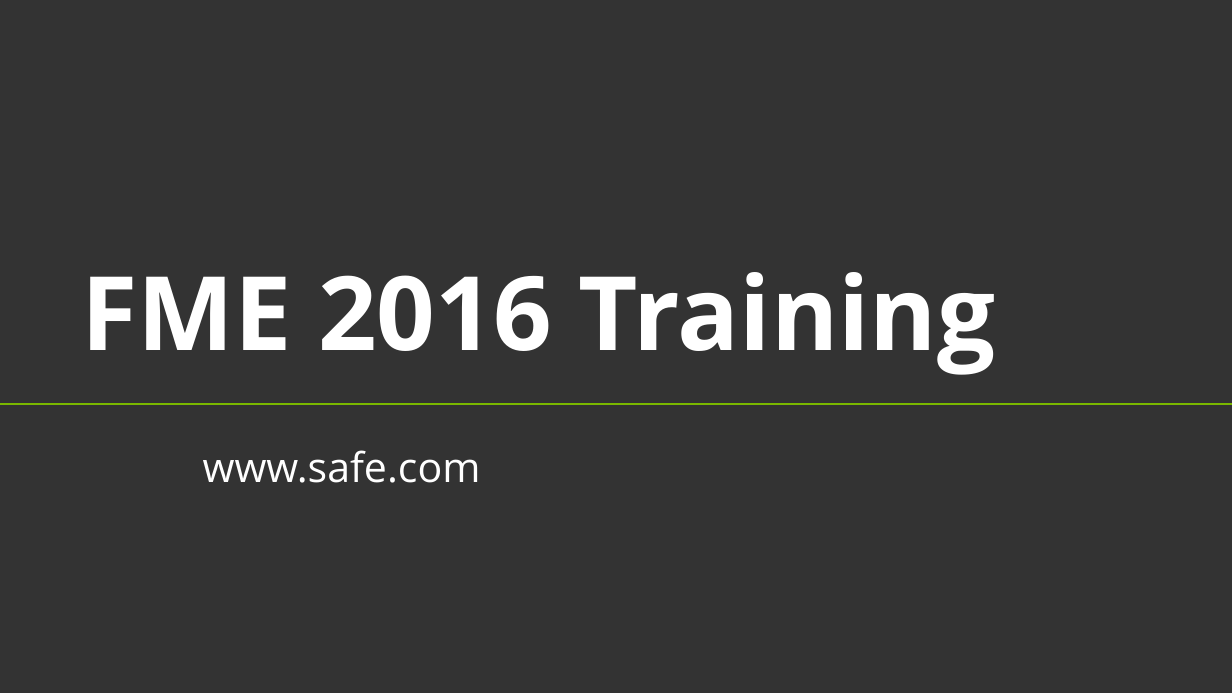
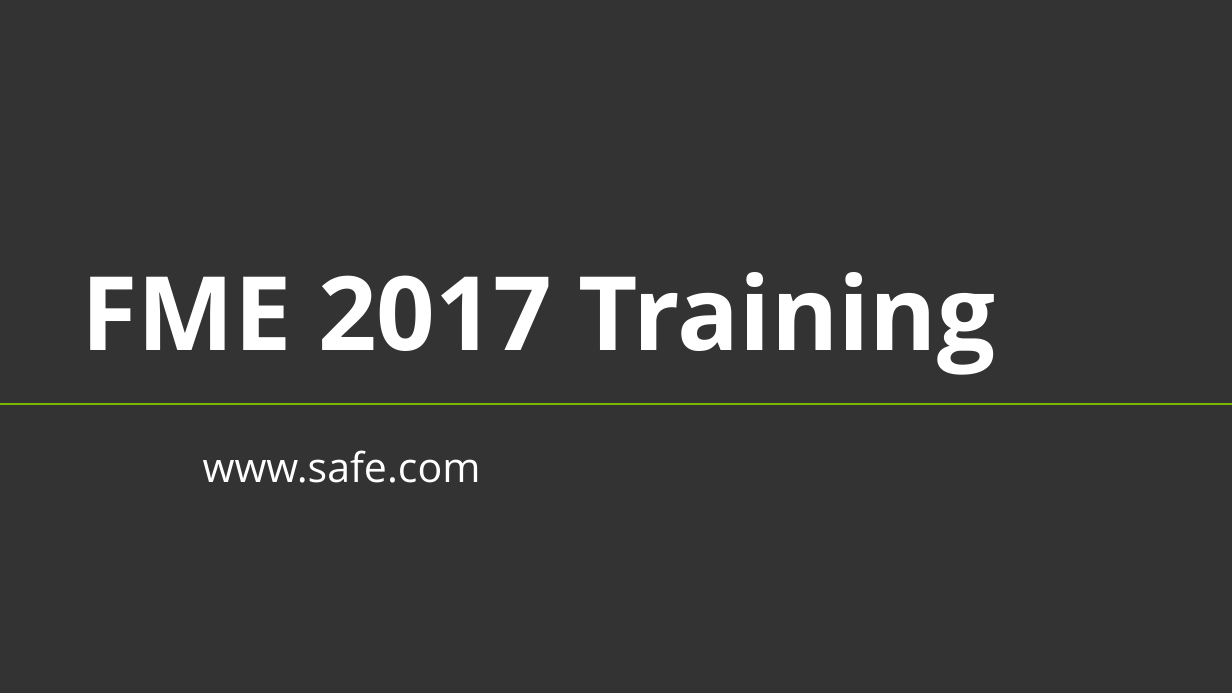
Before and after one commit to safesoftware/FMETraining, a slide deck: slide 1 of DesktopBasic0Introduction/Introduction.pptx. Drawn at 1232x693 pixels with LibreOffice and Linux fonts; fonts in the diff are those of the drawing; background and template pictures are left out. Boxes give left, top, right and bottom in pixels: in the first picture for what was removed or moved away, otherwise in the second. Text is boxed around its words. In the diff, an @@ line names an element or a change of style, - is before the commit and + after.

Commit message:
2017 Fix to date in powerpoint

```diff
--- a/DesktopBasic0Introduction/Introduction.pptx
+++ b/DesktopBasic0Introduction/Introduction.pptx
@@ title at [81, 272, 995, 375]: text changed @@
-FME 2016 Training
+FME 2017 Training
```
